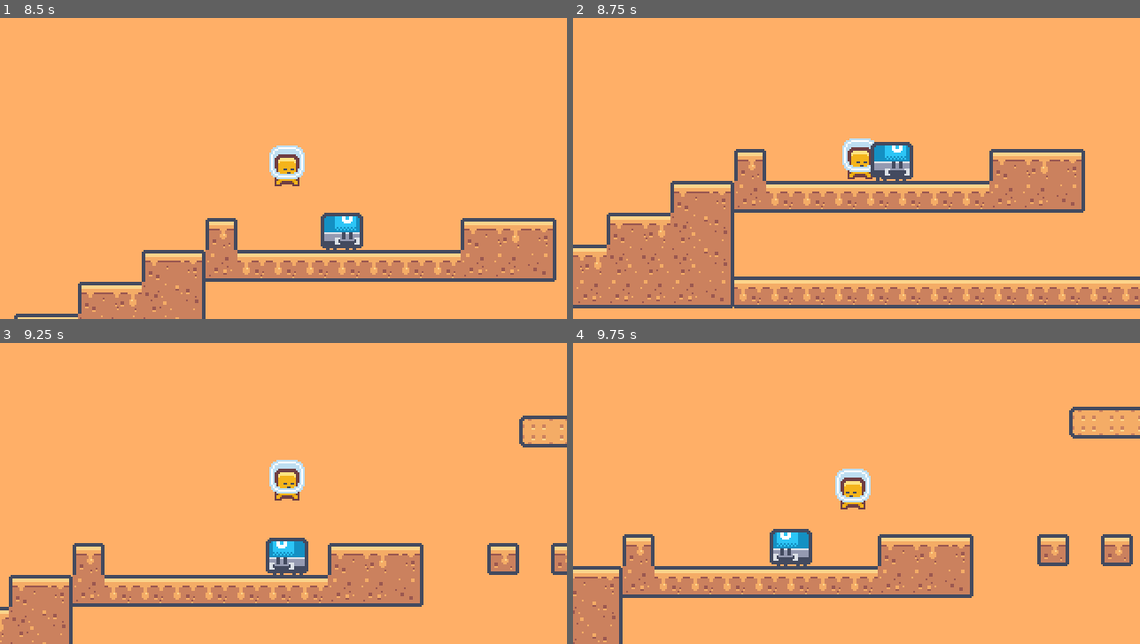
Above: before the commit, frames 1-4 (two rows, left to right).
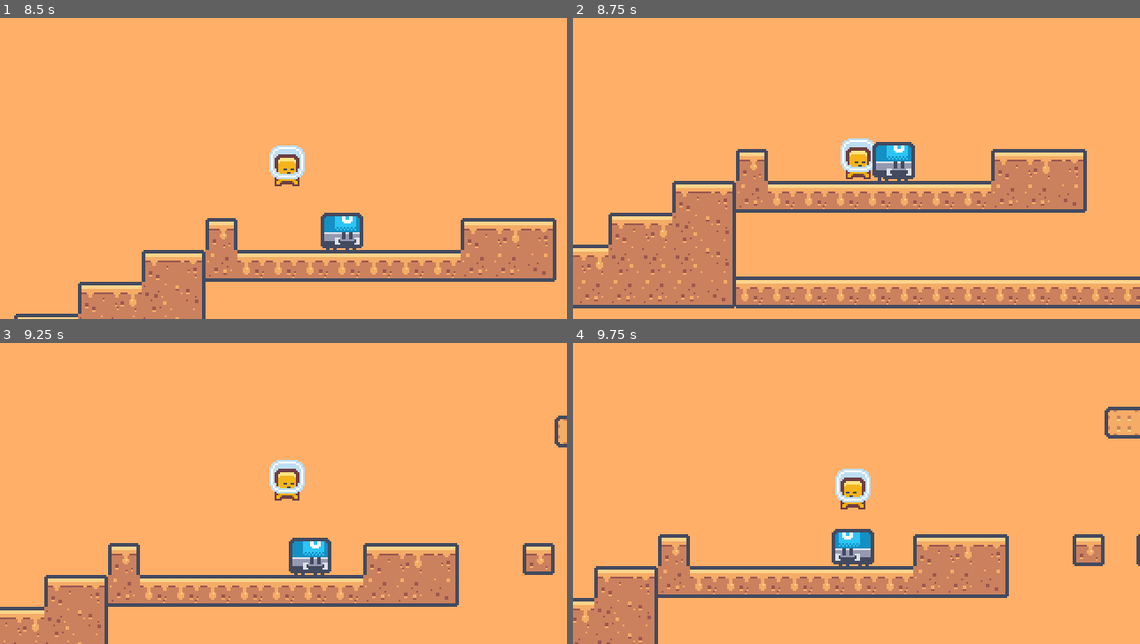
Above: after the commit, the same moments.

Repository: deoshreyas/Just-Another-Platformer
Game: Godot game, scene res://Scenes/level_1.tscn
Same seed, same stepped clock (60 frames per second), same inputs: the game is played once before the commit and once after it.
Inputs:
- Up to frame 1 (8.5 s): hold Right (right) 0.53-2.03 s; tap Up (up) at 0.77, 1.52, 3.02, 3.77, 4.52, 6.02, 6.77, 7.52 s; hold Left (left) 2.03-2.78 s; hold Right (right) 2.78-4.28 s; hold Left (left) 4.28-5.03 s; hold Right (right) 5.03-5.78 s; hold Left (left) 5.78-7.28 s; hold Right (right) from 7.28 s (still down)
- Up to frame 2 (8.75 s): keep holding Right (right)
- Up to frame 3 (9.25 s): keep holding Right (right); tap Up (up) at 9.02 s
- Up to frame 4 (9.75 s): release Right (right) at 9.53 s; hold Left (left) from 9.53 s (still down)

Frame 1 is identical in both runs. In frame 2, 3.9% of the frame differs, in the area x 0-100%, y 40-97%; in frame 3, 9.6%; in frame 4, 11%, in the area x 0-100%, y 21-100%.

Commit message:
Allow player to hurt walking enemy, Add alive and dead states to spike and enemy with appropriate functions, Fix error in disabling collisions

Diff:
--- a/Scenes/FallingSpikes.tscn
+++ b/Scenes/FallingSpikes.tscn
@@ -11,7 +11,7 @@
 size = Vector2(20, 9)
 
 [node name="FallingSpikes" type="CharacterBody2D"]
-collision_layer = 0
+collision_layer = 4
 script = ExtResource("1_vrs70")
 
 [node name="Sprite2D" type="Sprite2D" parent="."]
@@ -31,4 +31,7 @@
 position = Vector2(0, -0.5)
 shape = SubResource("RectangleShape2D_l43aj")
 
+[node name="WorldRayCast" type="RayCast2D" parent="."]
+target_position = Vector2(0, 11)
+
 [editable path="Hitbox"]
--- a/Scenes/big_walking_enemy.tscn
+++ b/Scenes/big_walking_enemy.tscn
@@ -1,7 +1,8 @@
-[gd_scene load_steps=9 format=3 uid="uid://b3mvop7mugb2w"]
+[gd_scene load_steps=11 format=3 uid="uid://b3mvop7mugb2w"]
 
 [ext_resource type="Texture2D" uid="uid://7bur0rser04" path="res://Assets/Sprites/tilemap-characters_packed.png" id="1_t4utl"]
 [ext_resource type="Script" path="res://Scripts/big_walking_enemy.gd" id="1_w2v3n"]
+[ext_resource type="PackedScene" uid="uid://j2e06uxookwg" path="res://Scenes/hitbox.tscn" id="3_wcgaw"]
 
 [sub_resource type="AtlasTexture" id="AtlasTexture_pxf7l"]
 atlas = ExtResource("1_t4utl")
@@ -38,14 +39,16 @@
 }]
 
 [sub_resource type="RectangleShape2D" id="RectangleShape2D_77qyk"]
-size = Vector2(24, 21)
+size = Vector2(24, 18)
 
 [sub_resource type="RectangleShape2D" id="RectangleShape2D_8aa35"]
-size = Vector2(24, 23)
+size = Vector2(20, 1)
+
+[sub_resource type="RectangleShape2D" id="RectangleShape2D_jonen"]
+size = Vector2(24, 16)
 
 [node name="BigWalkingEnemy" type="CharacterBody2D"]
 collision_layer = 4
-collision_mask = 3
 script = ExtResource("1_w2v3n")
 
 [node name="AnimatedSprite2D" type="AnimatedSprite2D" parent="."]
@@ -62,13 +65,24 @@
 target_position = Vector2(0, 20)
 
 [node name="WorldCollision" type="CollisionShape2D" parent="."]
-position = Vector2(0, 1.5)
+position = Vector2(0, 3)
 shape = SubResource("RectangleShape2D_77qyk")
 
 [node name="Hurtbox" type="Area2D" parent="."]
 collision_layer = 0
 collision_mask = 2
+monitorable = false
 
 [node name="CollisionShape2D" type="CollisionShape2D" parent="Hurtbox"]
-position = Vector2(0, 0.5)
+position = Vector2(0, -8.5)
 shape = SubResource("RectangleShape2D_8aa35")
+
+[node name="Hitbox" parent="." instance=ExtResource("3_wcgaw")]
+
+[node name="CollisionShape2D" parent="Hitbox" index="0"]
+position = Vector2(0, 2)
+shape = SubResource("RectangleShape2D_jonen")
+
+[connection signal="body_entered" from="Hurtbox" to="." method="_on_hurtbox_body_entered"]
+
+[editable path="Hitbox"]
--- a/Scenes/player.tscn
+++ b/Scenes/player.tscn
@@ -42,6 +42,7 @@
 
 [node name="Player" type="CharacterBody2D"]
 collision_layer = 2
+collision_mask = 5
 script = ExtResource("1_noby6")
 
 [node name="AnimatedSprite2D" type="AnimatedSprite2D" parent="."]
--- a/Scripts/FallingSpikes.gd
+++ b/Scripts/FallingSpikes.gd
@@ -3,6 +3,8 @@
 @export var SPEED = 500
 
 @onready var raycast = $RayCast2D
+@onready var world_cast = $WorldRayCast
+@onready var hitbox = $Hitbox/CollisionShape2D
 
 var falling = false
 
@@ -13,3 +15,6 @@
 	if raycast.is_colliding():
 		if raycast.get_collider() is Player:
 			falling = true
+	if world_cast.is_colliding() and falling:
+		falling = false
+		hitbox.disabled = true
--- a/Scripts/big_walking_enemy.gd
+++ b/Scripts/big_walking_enemy.gd
@@ -5,14 +5,10 @@
 @onready var left = $LeftCast
 @onready var right = $RightCast
 @onready var sprite = $AnimatedSprite2D
+@onready var hitbox = $Hitbox/CollisionShape2D
 
 var direction = Vector2.LEFT
-var alive = true:
-	get:
-		return alive
-	set(value):
-		sprite.play("dead")
-		alive = value
+var alive = true
 
 func _physics_process(_delta):
 	if alive:
@@ -24,3 +20,9 @@
 			direction = Vector2.LEFT
 		velocity = SPEED * direction
 		move_and_slide()
+
+func _on_hurtbox_body_entered(body):
+	if body is Player and alive:
+		alive = false
+		sprite.play("dead")
+		hitbox.call_deferred("set_disabled", true)
